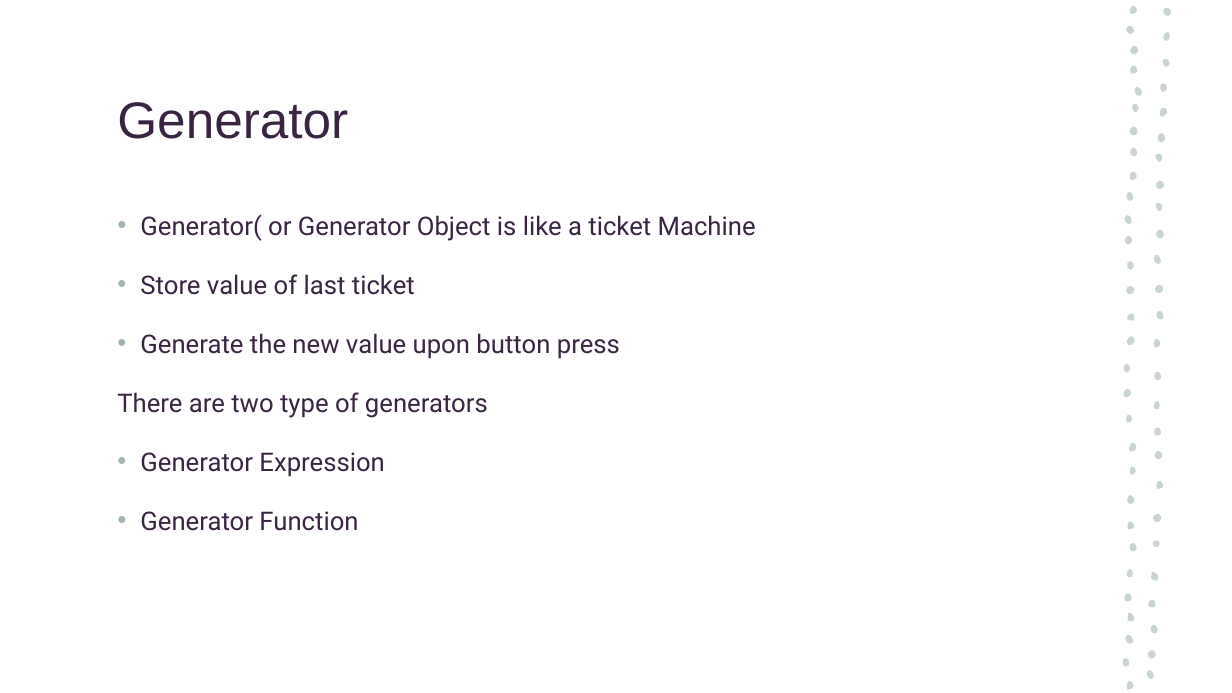
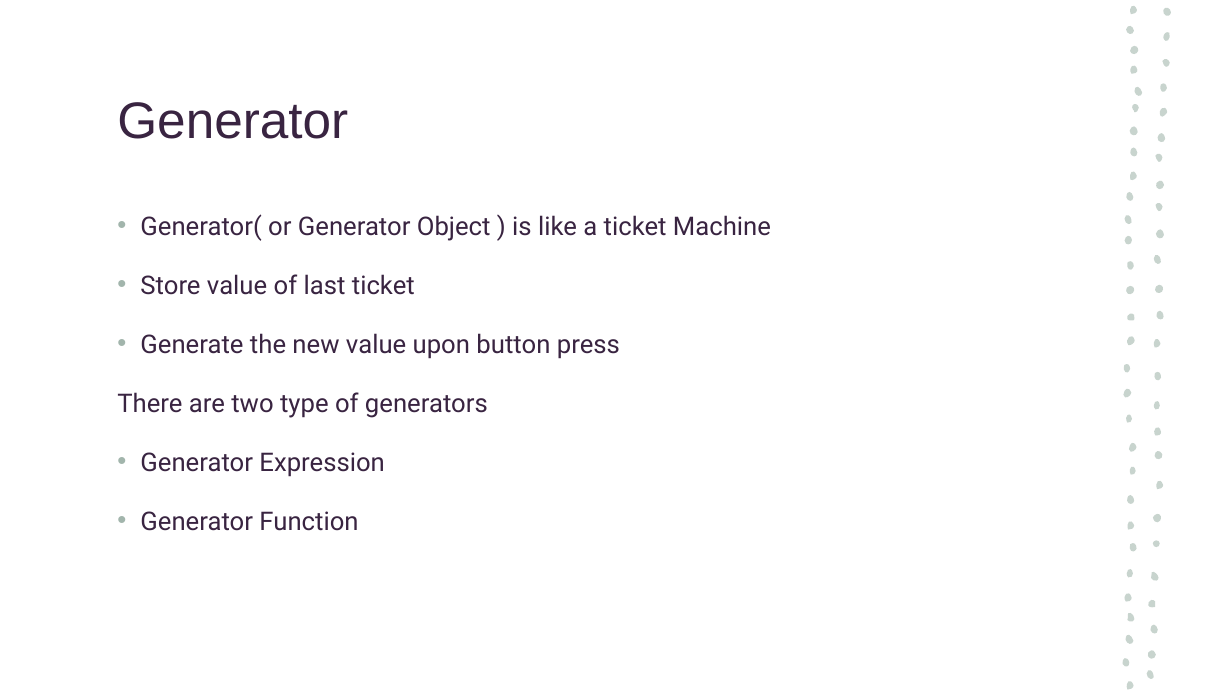
Before and after one commit to NYP-RoboticsSG/Robotics-Sharing, a slide deck: slide 12 of List comprehension and Lamda.pptx (slide 9 before the commit). Drawn at 1232x693 pixels with LibreOffice and Linux fonts; fonts in the diff are those of the drawing. Boxes give left, top, right and bottom in pixels: in the first picture for what was removed or moved away, otherwise in the second. Text is boxed around its words. In the diff, an @@ line names an element or a change of style, - is before the commit and + after.

```diff
--- a/List comprehension and Lamda.pptx
+++ b/List comprehension and Lamda.pptx
@@ text at [140,214,771,241]: text changed @@
-• Generator( or Generator Object is like a ticket Machine
+• Generator( or Generator Object ) is like a ticket Machine
```
Also in this commit, not shown: 1 other slide changed, 3 slides added.
